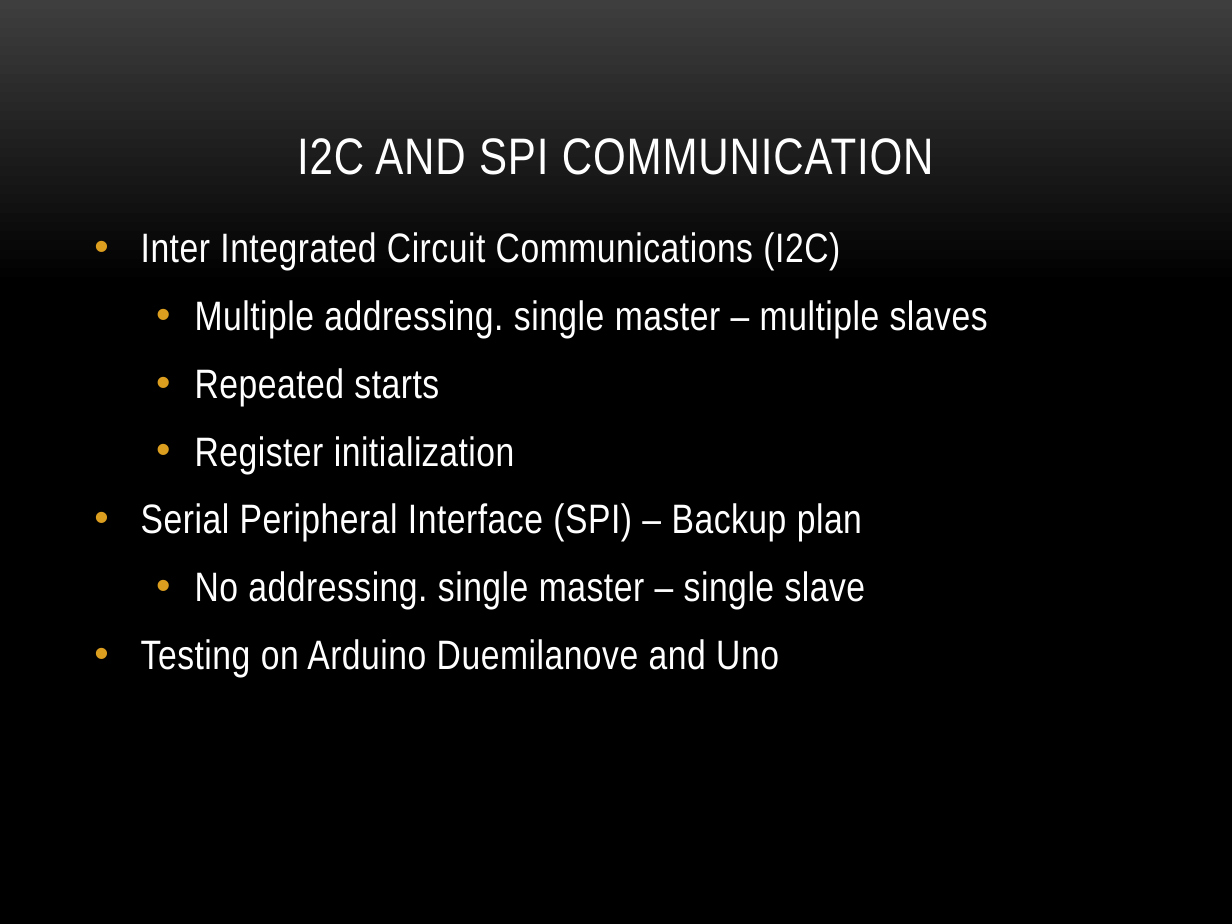
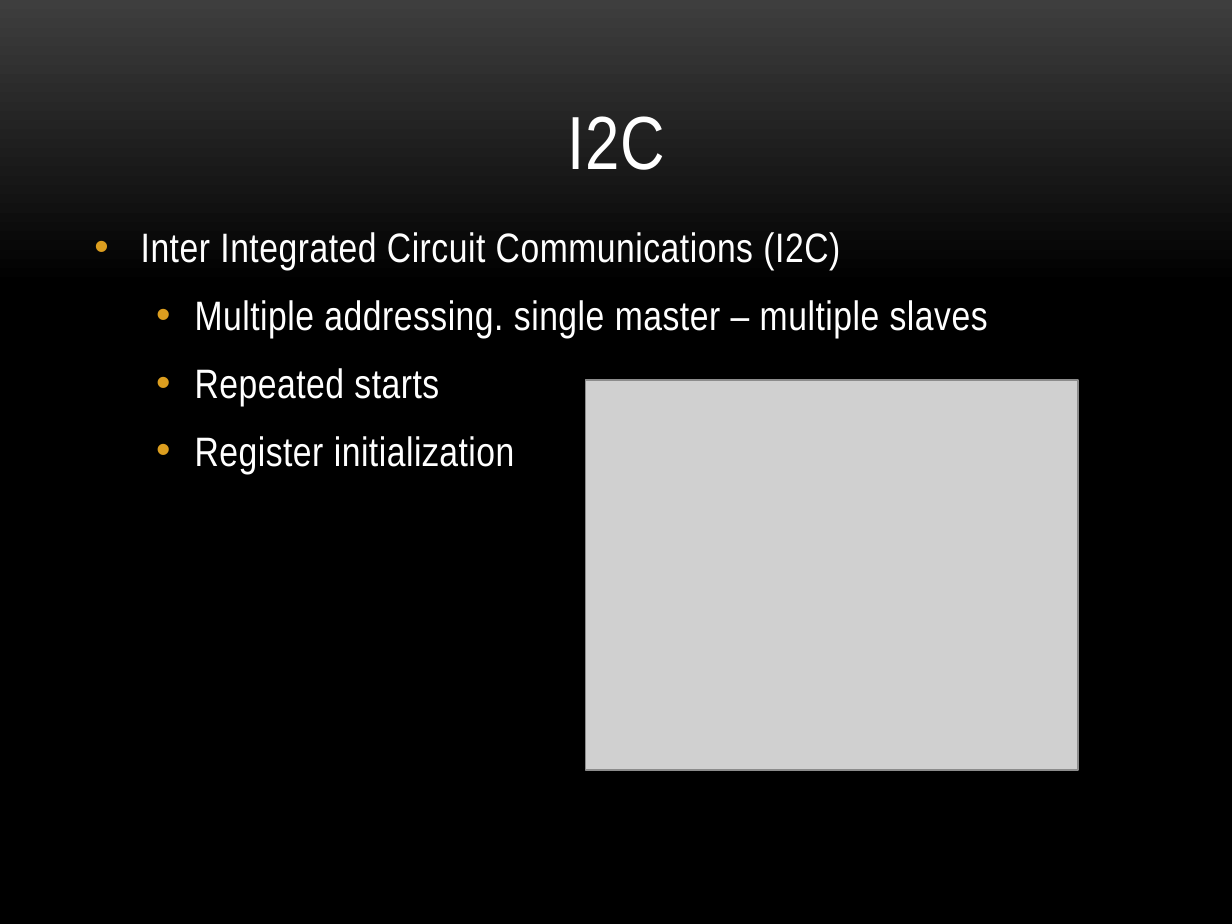
Before and after one commit to MailBirdAU/MailBird, a slide deck: slide 5 of docs/Cycle 1/Cycle1Presentation.pptx. Drawn at 1232x924 pixels with LibreOffice and Linux fonts; fonts in the diff are those of the drawing; grey boxes stand for pictures; background and template pictures are left out. Boxes give left, top, right and bottom in pixels: in the first picture for what was removed or moved away, otherwise in the second. Text is boxed around its words. In the diff, an @@ line names an element or a change of style, - is before the commit and + after.

Commit message:
Final

```diff
--- a/docs/Cycle 1/Cycle1Presentation.pptx
+++ b/docs/Cycle 1/Cycle1Presentation.pptx
@@ title at bbox=[567, 116, 665, 170]: text changed; size 30 to 44 pt @@
-I2C AND SPI COMMUNICATION
+I2C
@@ picture added at bbox=[585, 379, 1078, 770] @@
@@ text at bbox=[141, 503, 866, 677]: paragraphs removed @@
-• Serial Peripheral Interface (SPI) – Backup plan
-  • No addressing. single master – single slave
-• Testing on Arduino Duemilanove and Uno
```
Also in this commit, not shown: 2 other slides changed, 1 slide added.
